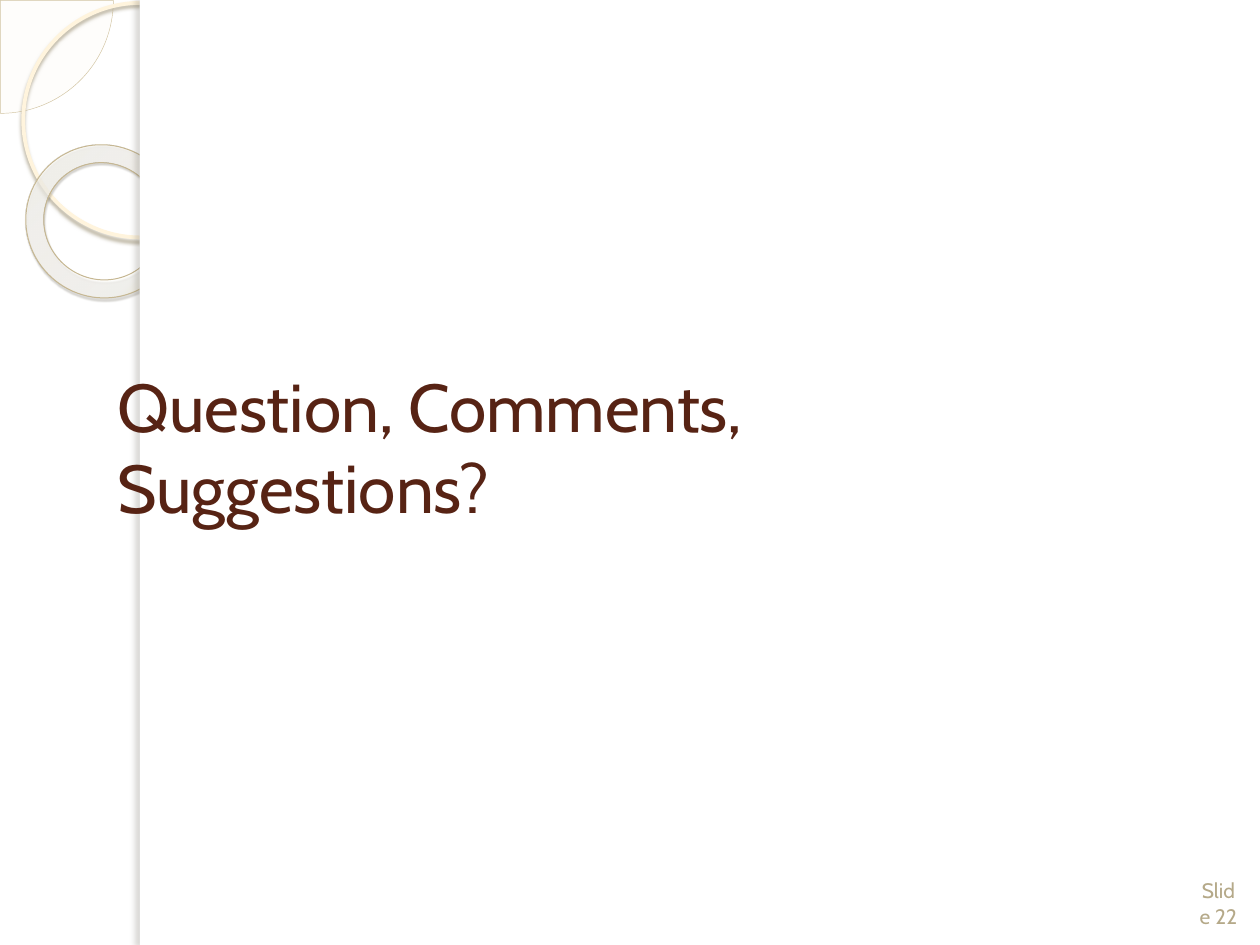
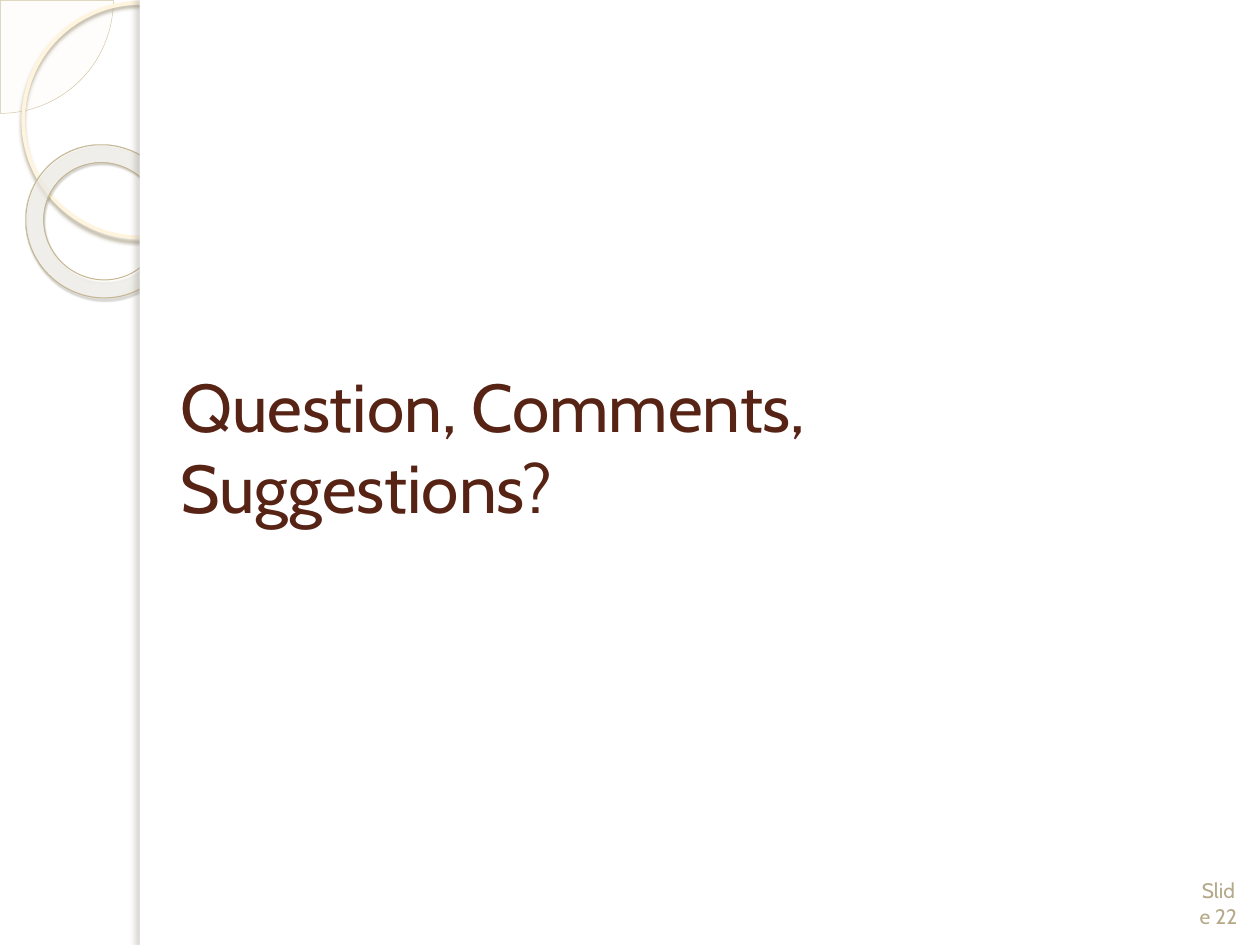
Before and after one commit to wmatern/summer_LANL, a slide deck: slide 22 of Final Research Presentation/Final_LongPres_Davis_Matern.pptx. Drawn at 1260x945 pixels with LibreOffice and Linux fonts; fonts in the diff are those of the drawing; background and template pictures are left out. Boxes give left, top, right and bottom in pixels: in the first picture for what was removed or moved away, otherwise in the second. Text is boxed around its words. In the diff, an @@ line names an element or a change of style, - is before the commit and + after.

```diff
--- a/Final Research Presentation/Final_LongPres_Davis_Matern.pptx
+++ b/Final Research Presentation/Final_LongPres_Davis_Matern.pptx
@@ title "Question, Comments, Suggestions?": place and size @@
-title "Question, Comments, Suggestions?" at (117, 383, 743, 529)
+title "Question, Comments, Suggestions?" at (180, 383, 806, 529)
```
Also in this commit, not shown: 9 other slides changed, 5 slides added, 5 slides removed, 14 other files.
